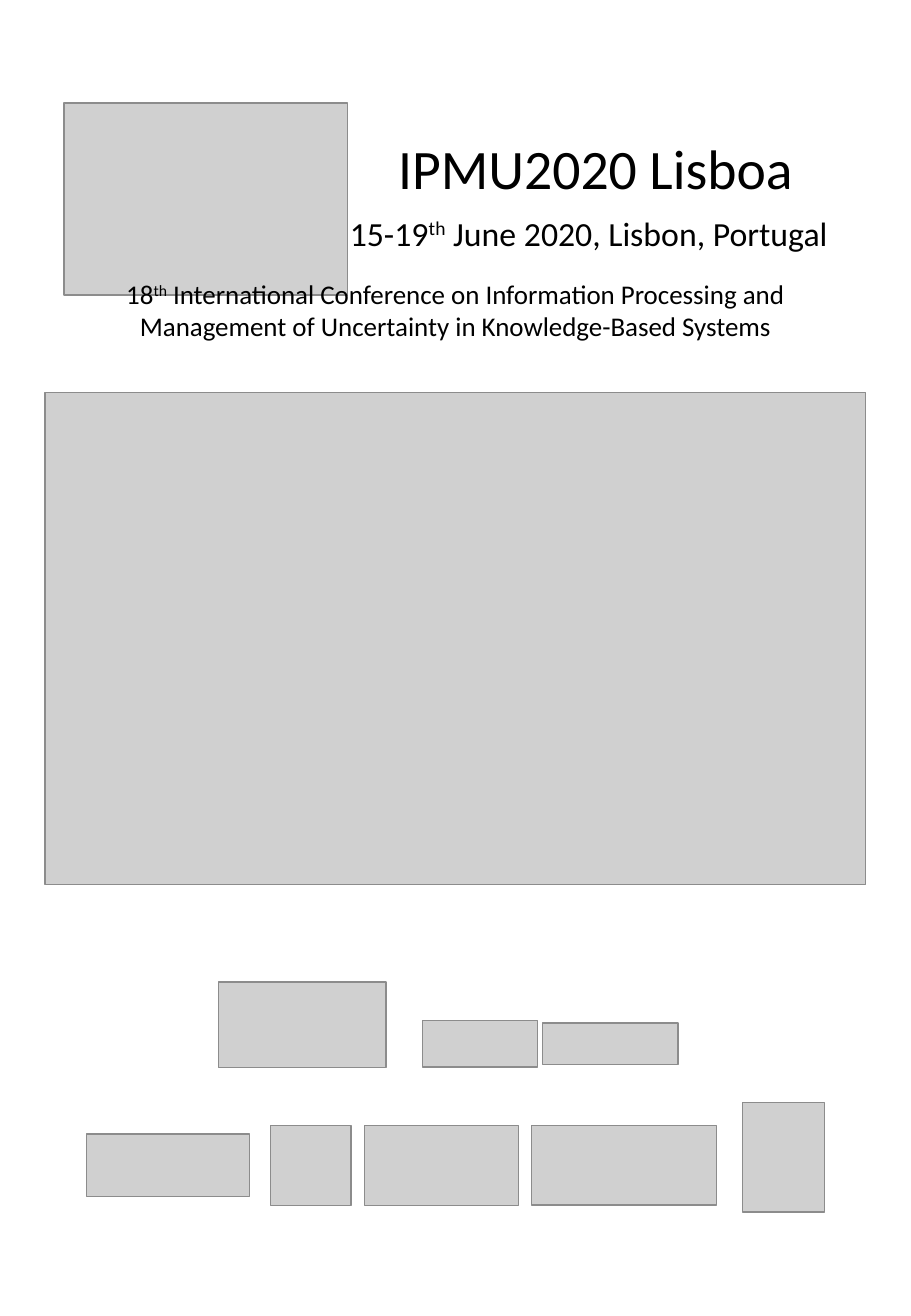
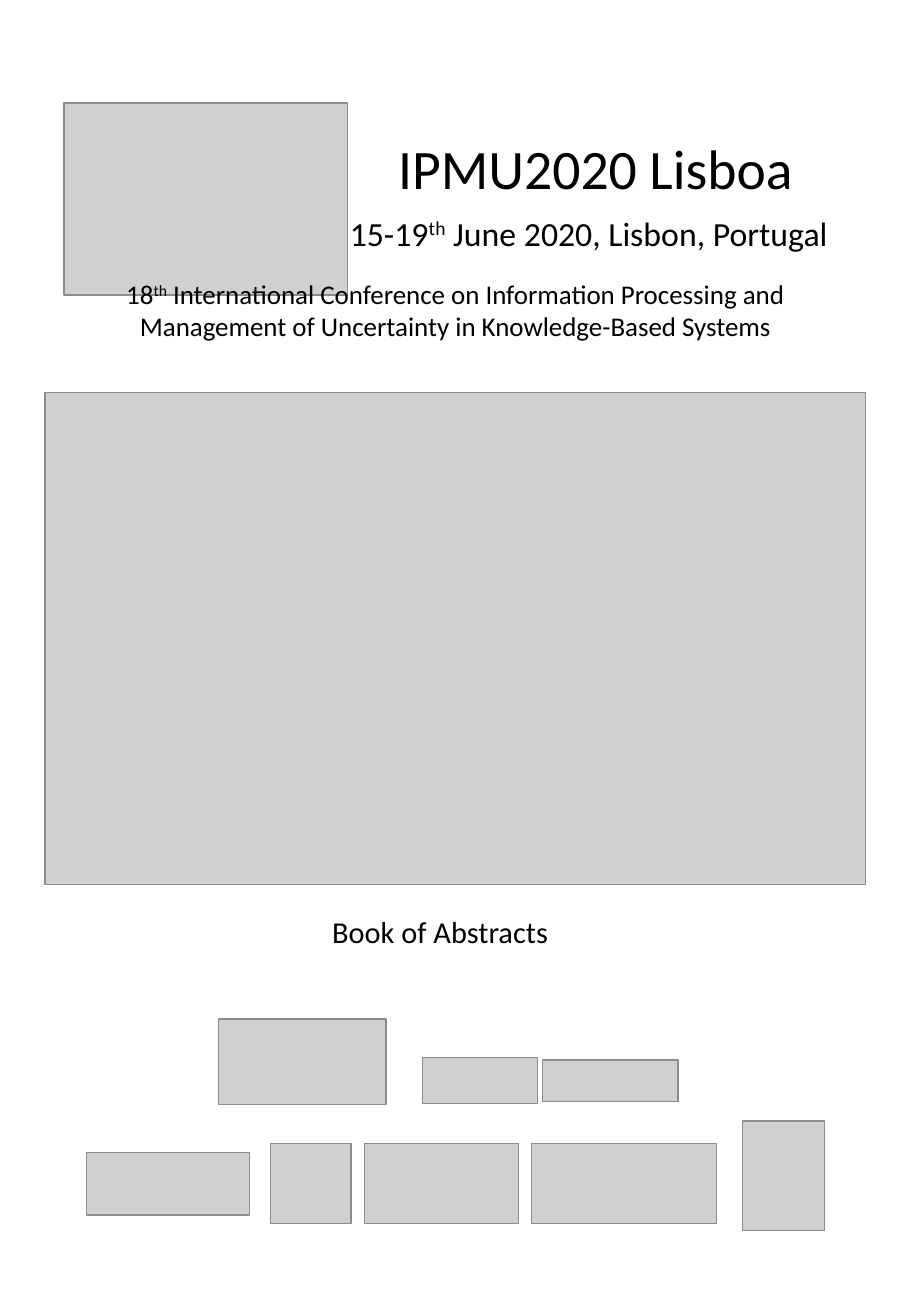
Before and after one commit to fmmb/IPMU2020-booklet, a slide deck: slide 1 of resources/images.pptx. Drawn at 911x1316 pixels with LibreOffice and Linux fonts; fonts in the diff are those of the drawing; grey boxes stand for pictures. Boxes give left, top, right and bottom in pixels: in the first picture for what was removed or moved away, otherwise in the second. Text is boxed around its words. In the diff, an @@ line names an element or a change of style, - is before the commit and + after.

```diff
--- a/resources/images.pptx
+++ b/resources/images.pptx
@@ text added at (x1=332, y1=922, x2=547, y2=944), 18 pt, text #000000 @@
+Book of Abstracts
@@ picture moved from (x1=219, y1=981, x2=386, y2=1066) to (x1=219, y1=1019, x2=386, y2=1104) @@
@@ picture moved from (x1=423, y1=1020, x2=538, y2=1066) to (x1=423, y1=1057, x2=538, y2=1103) @@
@@ picture moved from (x1=543, y1=1023, x2=679, y2=1064) to (x1=543, y1=1060, x2=679, y2=1102) @@
@@ 5 pictures moved together from (x1=86, y1=1103, x2=824, y2=1212) to (x1=86, y1=1121, x2=824, y2=1230) @@
```
Also in this commit, not shown: 3 other files.
